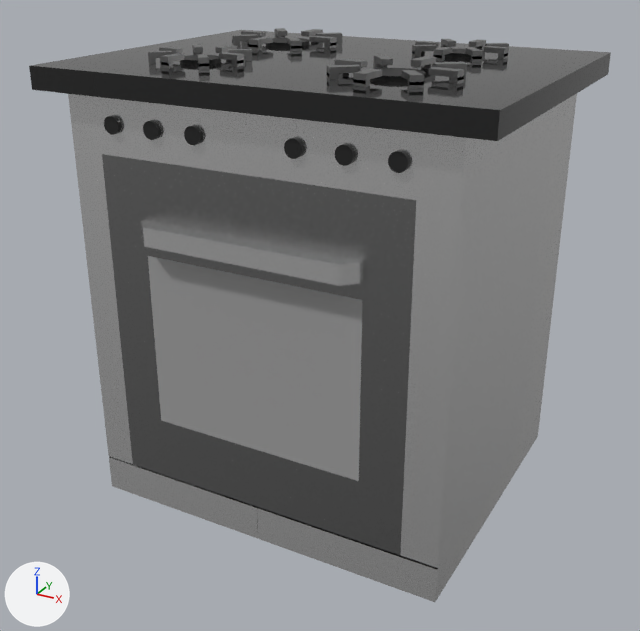
What one commit did to the FBX model Assets/models/furniture/kuchenka.fbx.
Rendered twice from a 50 mm lens placed at (2.63, -4.71, 3.44), pointed at (0.14, -0.18, 1.17). Lighting does not change. The marker at lower left points along +X, +Y and +Z. Vertices at the same position are counted once.
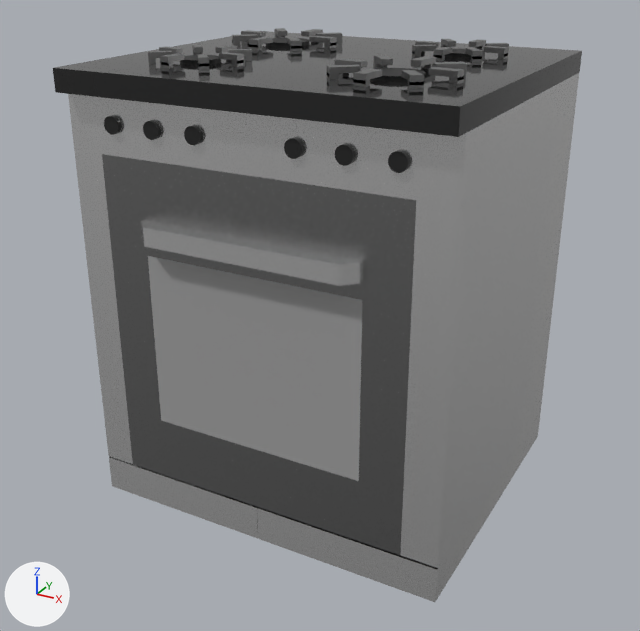
Diff of the bpy script that builds the scene:
```diff
--- a/Assets/models/furniture/kuchenka.fbx.py
+++ b/Assets/models/furniture/kuchenka.fbx.py
@@ me_cube_001 @@
 me_cube_001.from_pydata(...)  # 1330 vertices, 927 faces; spans x -1.17..1.5, y -1.09..1.01, z -1.0..1.8
 # used by ob_cube; location = (0.0, 0.0, 1.0)
 # before: 52 (-1.17, -1.09, 1.61) at pixel (32, 89), 53 (-1.17, 1.01, 1.61), 54 (-1.17, -1.09, 1.74) at pixel (29, 65), 61 (1.5, -1.09, 1.74) at pixel (499, 110), 63 (1.5, 1.01, 1.74) at pixel (610, 52)
 # before: 64 (1.5, -1.09, 1.61) at pixel (497, 141), 65 (1.5, 1.01, 1.61) at pixel (608, 74), 73 (-1.17, 1.01, 1.74) at pixel (241, 29), 84 (1.5, -0.04, 1.74) at pixel (565, 75), 87 (-1.17, -0.04, 1.74) at pixel (151, 45)
+# me_cube_001 part 1
+for i in [61, 63, 64, 65, 84]: me_cube_001.vertices[i].co += Vector((-0.17, 0.0, 0.0))
+for i in [52, 53, 54, 73, 87]: me_cube_001.vertices[i].co += Vector((0.17, 0.0, 0.0))
 me_cube_001.materials.append(mat_material_001)
```

Where the change shows, as pixel boxes (x1, y1, x2, y2) in the pictures (640 x 631 px; the box of a moved part takes in the faces that stretch with it):
'Cube', reshaped (9% narrower): before (29, 28, 611, 602); after (53, 28, 582, 602)
part 1 of me_cube_001, moved or reshaped: before (29, 30, 611, 141); after (53, 31, 582, 137)
